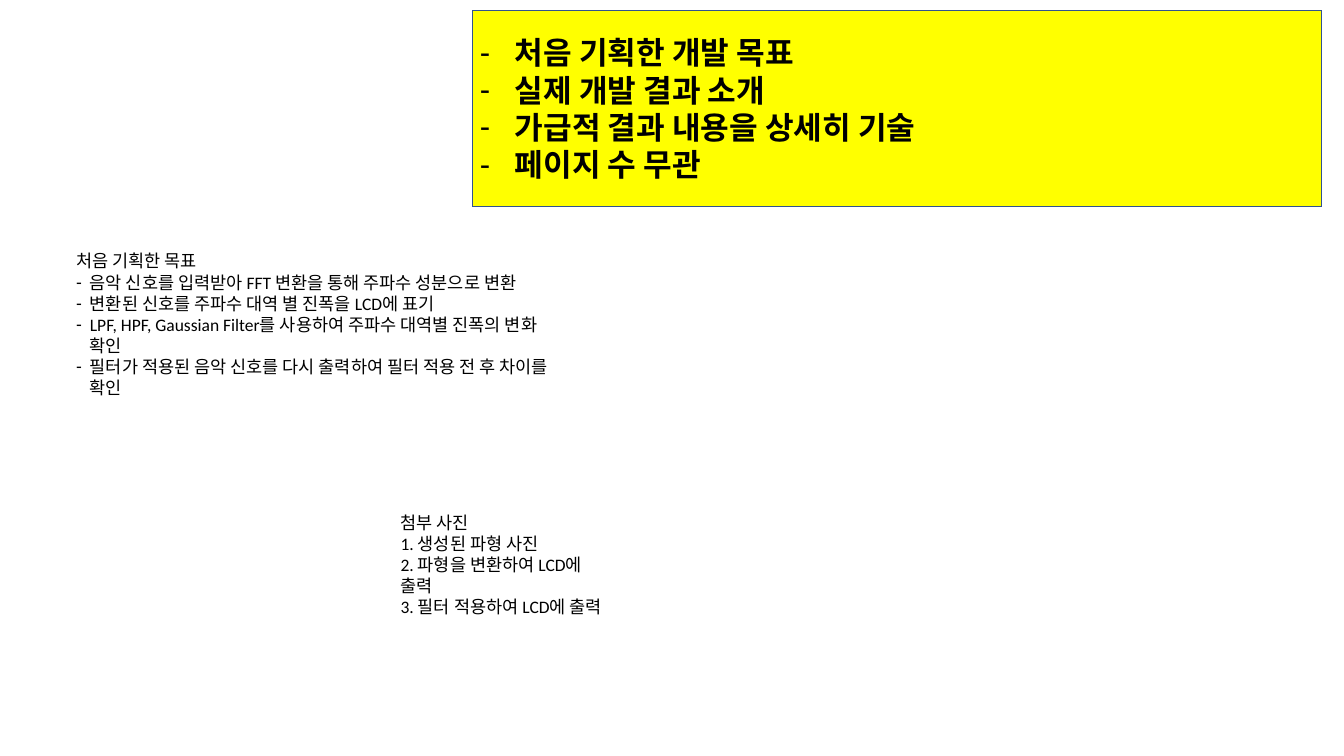
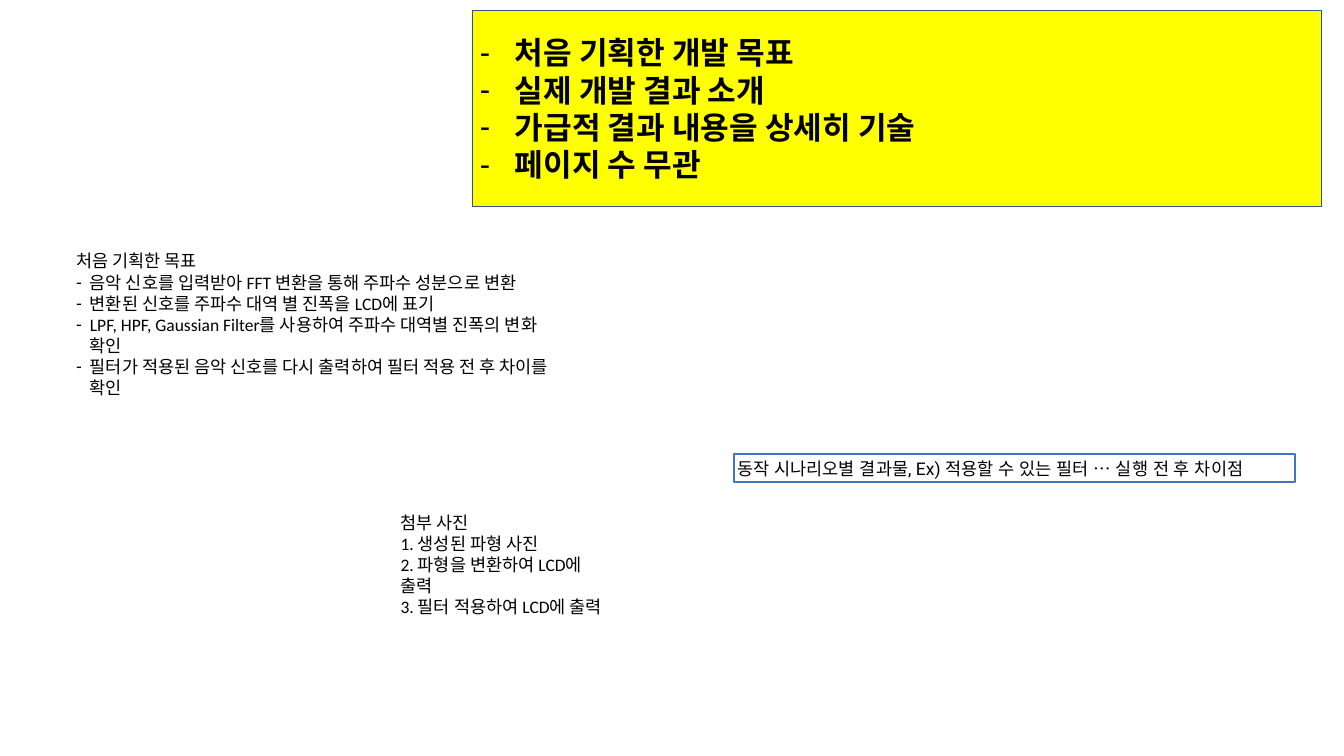
Before and after one commit to DawoonJang/custom_rtos_stm32f103, a slide deck: slide 5 of report/LG_부트캠프_08기_C반_결과보고서(1팀).pptx (slide 6 before the commit). Drawn at 1344x756 pixels with LibreOffice and Linux fonts; fonts in the diff are those of the drawing; background and template pictures are left out. Boxes give left, top, right and bottom in pixels: in the first picture for what was removed or moved away, otherwise in the second. Text is boxed around its words. In the diff, an @@ line names an element or a change of style, - is before the commit and + after.

```diff
--- a/report/LG_부트캠프_08기_C반_결과보고서(1팀).pptx
+++ b/report/LG_부트캠프_08기_C반_결과보고서(1팀).pptx
@@ rectangle added at bbox=[734, 454, 1295, 482], fill #FFFFFF, outline #4472C4 2 pt, 18 pt, text #000000 @@
+동작 시나리오별 결과물, Ex) 적용할 수 있는 필터 … 실행 전 후 차이점
```
Also in this commit, not shown: 8 other slides changed, 7 slides added, 2 slides removed.
